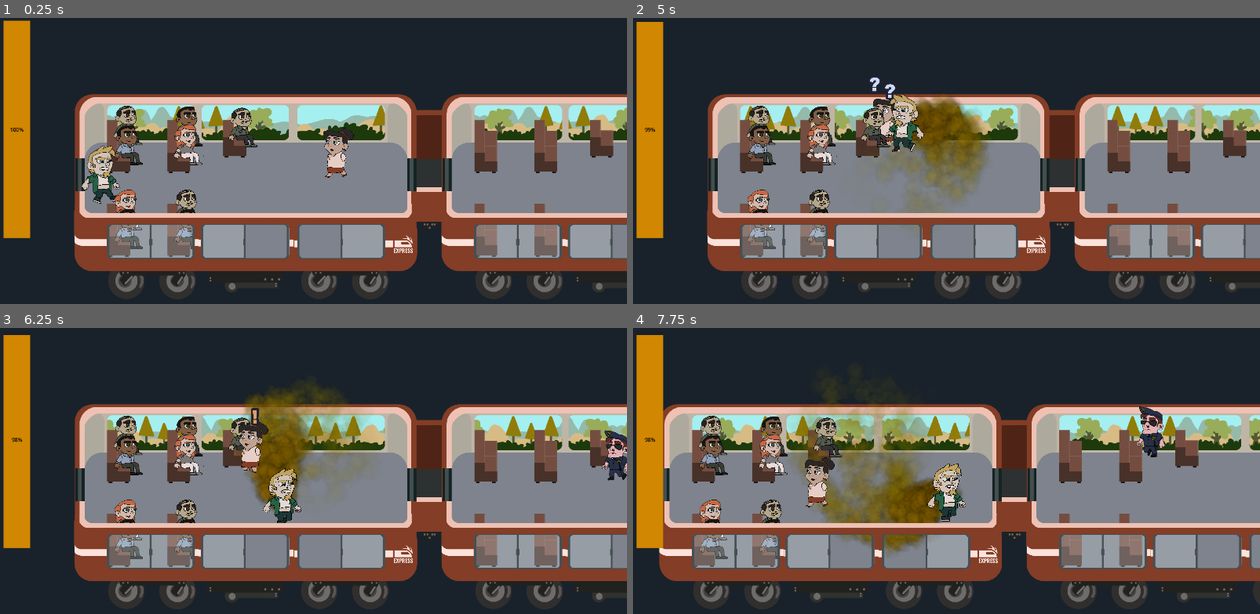
Above: before the commit, frames 1-4 (two rows, left to right).
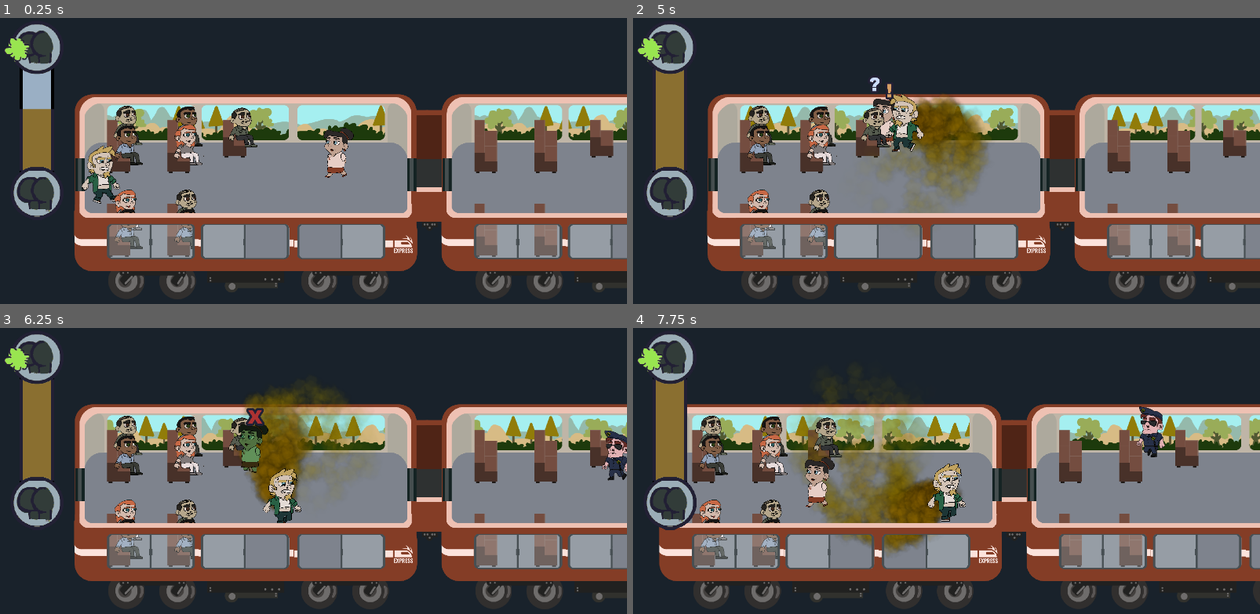
Above: after the commit, the same moments.

Repository: caiotava/Fart-Ninja
Game: Godot game, scene res://main.tscn
Same seed, same stepped clock (60 frames per second), same inputs: the game is played once before the commit and once after it. Sound files missing from this copy of the repository are replaced by a short silence.
Inputs:
- Up to frame 1 (0.25 s): no input
- Up to frame 2 (5 s): tap Enter at 0.5 s; hold Right (player_right) 0.53-1.28 s; hold Space (keep) 0.53-1.28 s; hold Down (player_down) 1.28-2.03 s; tap Space (keep) at 1.35, 2.85, 4.35 s; hold Right (player_right) 2.03-2.78 s; hold Space (keep) 2.03-2.78 s; hold Up (player_up) 2.78-3.53 s; hold Space (keep) 3.53-4.28 s; hold Left (player_left) from 3.53 s (still down)
- Up to frame 3 (6.25 s): release Left (player_left) at 5.03 s; hold Down (player_down) 5.03-5.78 s; hold Space (keep) 5.03-5.78 s; hold Right (player_right) from 5.78 s (still down); tap Space (keep) at 5.85 s
- Up to frame 4 (7.75 s): release Right (player_right) at 6.53 s; hold Up (player_up) 6.53-7.28 s; hold Space (keep) 6.53-7.28 s; hold Right (player_right) from 7.28 s (still down); tap Space (keep) at 7.35 s

The runs differ from the first frame. In frame 1, 5.6% of the frame differs, in the area x 0-10%, y 0-77%; in frame 2, 5.5%; in frame 3, 5.9%, in the area x 0-43%, y 2-77%; in frame 4, 5.8%.

Commit message:
feat: add texture to the fartbar

Diff:
--- a/fartbar/FartBar.gd
+++ b/fartbar/FartBar.gd
@@ -1,4 +1,4 @@
-extends ProgressBar
+extends TextureProgressBar
 
 @export var keep_increase = 1.0
 @export var const_descrease = 0.25
@@ -6,9 +6,6 @@
 @export var full_release_increase = 0.5
 @export var player : Player = null
 
-
-#@export var limit = 10
-#var value_hist = []
 var keep_last_pressed
 var full_release = false
 signal do_fart
@@ -27,8 +24,6 @@
 		value += keep_increase
 		# add the timestamp of the last pressed key
 		keep_last_pressed = Time.get_ticks_msec()
-		## Clamp the value to not exceed the maximum
-		#value = min(value, value_hist[0])
 
 
 # Called every frame. 'delta' is the elapsed time since the previous frame.
@@ -48,30 +43,19 @@
 		value += release_increase
 		do_fart.emit()
 		player.animation_name = "walking_fart"
-		#if $Decrease.playing:
-			#$Decrease.stop()
 		if not $FullReleaseIncrease.playing:
 			$FullReleaseIncrease.play()
 			if full_release_sound_position:
 				$FullReleaseIncrease.seek(full_release_sound_position)
-		#if not $Fart.playing:
-			#$Fart.play()
-		#value_hist = [value]
 	else:
 		if $FullReleaseIncrease.playing:
 			full_release_sound_position = $FullReleaseIncrease.get_playback_position()
 			$FullReleaseIncrease.stop()
-		#if $Fart.playing:
-			#$Fart.stop()
 		if not $Decrease.playing:
 			$Decrease.play()
-		#if not $Decrease1.playing and not $Decrease2.playing:
-			#[$Decrease1, $Decrease2][randi_range(0, 1)].play()
 		# reduce the progress bar value by 0.1 every frame
 		value -= const_descrease
 		player.animation_name = "walking"
-		#value_hist.append(value)
-		#value_hist = value_hist.slice(max(value_hist.size()-limit, 0), value_hist.size())
 
 	if value == 0:
 		full_release = true
--- a/fartbar/fartbar.tscn
+++ b/fartbar/fartbar.tscn
@@ -1,16 +1,21 @@
-[gd_scene load_steps=3 format=3 uid="uid://c75bqy1boy2j0"]
+[gd_scene load_steps=5 format=3 uid="uid://c75bqy1boy2j0"]
 
 [ext_resource type="Script" path="res://fartbar/FartBar.gd" id="1_ba7i4"]
+[ext_resource type="Texture2D" uid="uid://cuu7rjlbskkug" path="res://fartbar/gfx/fartbar.png" id="1_hpnn3"]
+[ext_resource type="Texture2D" uid="uid://dq4jqnfcirrw7" path="res://fartbar/gfx/fartbar-over.png" id="2_cscel"]
+[ext_resource type="Texture2D" uid="uid://74je80l4p5ok" path="res://fartbar/gfx/fartbar-progress.png" id="2_vxyhu"]
 
-[sub_resource type="StyleBoxFlat" id="StyleBoxFlat_2jy6n"]
-bg_color = Color(0.819608, 0.529412, 0.00392157, 1)
-
-[node name="FartBar" type="ProgressBar"]
-offset_left = -419.0
-offset_top = -181.0
-offset_right = -338.0
-offset_bottom = 710.0
-theme_override_colors/font_color = Color(0, 0, 0, 1)
-theme_override_styles/fill = SubResource("StyleBoxFlat_2jy6n")
-value = 100.0
+[node name="FartBar" type="TextureProgressBar"]
+offset_left = -461.0
+offset_top = 1.0
+offset_right = -258.0
+offset_bottom = 613.0
+value = 60.0
+fill_mode = 2
+texture_under = ExtResource("1_hpnn3")
+texture_over = ExtResource("2_cscel")
+texture_progress = ExtResource("2_vxyhu")
+texture_progress_offset = Vector2(0, 145)
 script = ExtResource("1_ba7i4")
+const_descrease = 0.8
+release_increase = 1.0
--- a/main.gd
+++ b/main.gd
@@ -1,5 +1,4 @@
 extends Node2D
-
 
 # Called when the node enters the scene tree for the first time.
 func _ready():
@@ -10,11 +9,9 @@
 	for bathroom in bathrooms:
 		bathroom.connect("victory", _on_victory)
 
-
 # Called every frame. 'delta' is the elapsed time since the previous frame.
 func _process(delta):
 	pass
-
 
 func _on_passenger_game_over():
 	$GameOver.visible = true
--- a/main.tscn
+++ b/main.tscn
@@ -1,10 +1,9 @@
-[gd_scene load_steps=7 format=3 uid="uid://dvrnnt3hq10fa"]
+[gd_scene load_steps=6 format=3 uid="uid://dvrnnt3hq10fa"]
 
 [ext_resource type="Script" path="res://main.gd" id="1_2godn"]
 [ext_resource type="PackedScene" uid="uid://3k0hjwkw483j" path="res://train/carriage.tscn" id="1_4uauv"]
 [ext_resource type="PackedScene" uid="uid://bwgga2x2r687h" path="res://ui/game_over.tscn" id="2_exrdf"]
 [ext_resource type="AudioStream" uid="uid://dm0328b3ew2li" path="res://audio/kazoo_mlp_song.mp3" id="3_v5u7v"]
-[ext_resource type="PackedScene" path="res://train/carriages/carriage_with_bathroom.tscn" id="3_yx58i"]
 [ext_resource type="PackedScene" path="res://ui/victory.tscn" id="4_stte0"]
 
 [node name="Root" type="Node2D"]
@@ -33,9 +32,6 @@
 volume_db = -1.0
 max_distance = 2e+09
 
-[node name="LastCarriage" parent="Carriage/Carriages" index="3" instance=ExtResource("3_yx58i")]
-position = Vector2(4727, -2)
-
 [node name="GameOver" parent="." instance=ExtResource("2_exrdf")]
 visible = false
 z_index = 100
@@ -44,9 +40,6 @@
 offset_right = -102.0
 offset_bottom = -105.0
 
-[node name="Sprite2D" parent="GameOver" index="0"]
-position = Vector2(1062, 645)
-
 [node name="Victory" parent="." instance=ExtResource("4_stte0")]
 visible = false
 offset_left = -127.0
@@ -54,15 +47,12 @@
 offset_right = -127.0
 offset_bottom = -103.0
 
-[node name="Sprite2D" parent="Victory" index="0"]
-position = Vector2(1087, 643)
-
 [connection signal="pressed" from="GameOver/Button" to="." method="_on_retry_pressed"]
 [connection signal="pressed" from="Victory/Button" to="." method="_on_retry_pressed"]
 
 [editable path="Carriage"]
 [editable path="Carriage/Player"]
 [editable path="Carriage/Carriages/Carriage03"]
-[editable path="Carriage/Carriages/LastCarriage"]
+[editable path="Carriage/LastCarriage"]
 [editable path="GameOver"]
 [editable path="Victory"]
--- a/passengers/passenger.tscn
+++ b/passengers/passenger.tscn
@@ -36,6 +36,9 @@
 scale = Vector2(0.28, 0.28)
 platform_floor_layers = 4294967040
 script = ExtResource("1_nd8ur")
+alert_question_time = 0.3
+alert_exclamation_time = 0.3
+alert_gameover_time = 0.5
 
 [node name="AnimatedSprite2D" type="AnimatedSprite2D" parent="."]
 position = Vector2(21.4286, -378.571)
--- a/train/carriage.tscn
+++ b/train/carriage.tscn
@@ -15,6 +15,7 @@
 [ext_resource type="Script" path="res://audio/Soundtrack.gd" id="12_x25r8"]
 [ext_resource type="PackedScene" uid="uid://ct6ajbmd56n20" path="res://train/carriages/carriage-02.tscn" id="13_mtb4j"]
 [ext_resource type="PackedScene" uid="uid://cfxgb5s8h7n7n" path="res://train/carriages/carriage-03.tscn" id="13_xaufx"]
+[ext_resource type="PackedScene" uid="uid://21gcofahdjn1" path="res://train/carriages/carriage_with_bathroom.tscn" id="16_0rfk8"]
 
 [sub_resource type="Gradient" id="Gradient_h02mm"]
 colors = PackedColorArray(0.941176, 0.65098, 0.45098, 0.803922, 1, 0.905882, 0.709804, 0)
@@ -152,6 +153,9 @@
 [node name="Carriage03" parent="Carriages" instance=ExtResource("13_xaufx")]
 position = Vector2(3124, 0)
 
+[node name="LastCarriage" parent="." instance=ExtResource("16_0rfk8")]
+position = Vector2(4727, -2)
+
 [connection signal="area_entered" from="Player/Farticles/Fart" to="Player/Farticles/Fart" method="_on_area_entered"]
 [connection signal="body_entered" from="Player/Farticles/Fart" to="." method="_on_fart_body_entered"]
 [connection signal="body_exited" from="Player/Farticles/Fart" to="." method="_on_fart_body_exited"]
@@ -159,3 +163,4 @@
 [connection signal="finished" from="UI/Soundtrack" to="UI/Soundtrack" method="_on_finished"]
 
 [editable path="Player"]
+[editable path="LastCarriage"]
--- a/train/carriage_base.tscn
+++ b/train/carriage_base.tscn
@@ -24,13 +24,13 @@
 [sub_resource type="NavigationPolygon" id="NavigationPolygon_gub6n"]
 vertices = PackedVector2Array(406, 791, 406, 1009, 262, 1005, 258, 314, 382, 446, 543, 446, 541, 310, 1852, 317, 1847, 1031, 562, 789, 382, 312, 566, 1002)
 polygons = Array[PackedInt32Array]([PackedInt32Array(0, 1, 2, 3, 4), PackedInt32Array(5, 6, 7, 8, 9), PackedInt32Array(3, 10, 4), PackedInt32Array(0, 4, 5, 9), PackedInt32Array(9, 8, 11)])
-outlines = Array[PackedVector2Array]([PackedVector2Array(277, 500, 314, 455, 368, 458, 375, 588, 474, 590, 469, 448, 633, 449, 633, 590, 738, 590, 1628, 457, 1691, 502, 1693, 998, 542, 994, 519, 760, 411, 760, 418, 996, 266, 1003, 274.539, 612.549, 275.034, 589.898)])
+outlines = Array[PackedVector2Array]([PackedVector2Array(277, 500, 314, 455, 368, 458, 375, 588, 474, 590, 469, 448, 633, 449, 633, 590, 738, 590, 1628, 457, 1691, 502, 1693, 998, 542, 994, 519, 760, 411, 760, 418, 996, 266, 1003)])
 source_geometry_group_name = &"navigation_polygon_source_group"
 
 [sub_resource type="RectangleShape2D" id="RectangleShape2D_lffp5"]
 size = Vector2(127.75, 152.5)
 
-[node name="Carriage" type="Node2D"]
+[node name="Carriage2" type="Node2D"]
 y_sort_enabled = true
 position = Vector2(-88, 0)
 script = ExtResource("1_yo87l")
--- a/train/carriages/carriage-03.tscn
+++ b/train/carriages/carriage-03.tscn
@@ -7,7 +7,7 @@
 [ext_resource type="PackedScene" uid="uid://b654dxpourjnt" path="res://train/seat_one_space.tscn" id="3_km4of"]
 [ext_resource type="SpriteFrames" uid="uid://r8jtnpq54hjq" path="res://passengers/animations/train-ward.tres" id="4_aa7wo"]
 
-[node name="Carriage" instance=ExtResource("1_5nida")]
+[node name="Carriage2" instance=ExtResource("1_5nida")]
 
 [node name="CollisionShape2D" parent="CarriageBackground/Collisions/WallLeftDoor" index="0"]
 disabled = true
@@ -17,23 +17,23 @@
 
 [node name="Seat" parent="Seats/Top" index="0" node_paths=PackedStringArray("available_spaces") instance=ExtResource("2_pyhcb")]
 position = Vector2(556, 248)
-available_spaces = [NodePath(""), NodePath("")]
+available_spaces = [null, null]
 
 [node name="Seat2" parent="Seats/Top" index="1" node_paths=PackedStringArray("available_spaces") instance=ExtResource("2_pyhcb")]
 position = Vector2(819, 248)
-available_spaces = [NodePath(""), NodePath("")]
+available_spaces = [null, null]
 
 [node name="Seat3" parent="Seats/Top" index="2" node_paths=PackedStringArray("available_spaces") instance=ExtResource("3_km4of")]
 position = Vector2(1064, 247)
-available_spaces = [NodePath("")]
+available_spaces = [null]
 
 [node name="Seat4" parent="Seats/Top" index="3" node_paths=PackedStringArray("available_spaces") instance=ExtResource("2_pyhcb")]
 position = Vector2(1307, 240)
-available_spaces = [NodePath(""), NodePath("")]
+available_spaces = [null, null]
 
 [node name="Seat5" parent="Seats/Top" index="4" node_paths=PackedStringArray("available_spaces") instance=ExtResource("2_pyhcb")]
 position = Vector2(1570, 240)
-available_spaces = [NodePath(""), NodePath("")]
+available_spaces = [null, null]
 
 [node name="Passenger" parent="Passengers" index="1" instance=ExtResource("2_alxmu")]
 position = Vector2(1480, 565)
Binary file added: assets/UI2.png
Binary file added: fartbar/gfx/fartbar-over.png
Not shown, added: fartbar/gfx/fartbar-over.png.import
Binary file added: fartbar/gfx/fartbar-progress.png
Not shown, added: fartbar/gfx/fartbar-progress.png.import
Binary file added: fartbar/gfx/fartbar.png
Not shown, added: fartbar/gfx/fartbar.png.import
Not shown: 1 places in passengers/animations/train-ward.tres that only renumber resources
Not shown: 1 places in train/carriage.tscn that only renumber resources
Not shown: 1 places in train/carriages/carriage-01.tscn that only renumber resources
Not shown: 1 places in train/carriages/carriage_with_bathroom.tscn that only renumber resources
